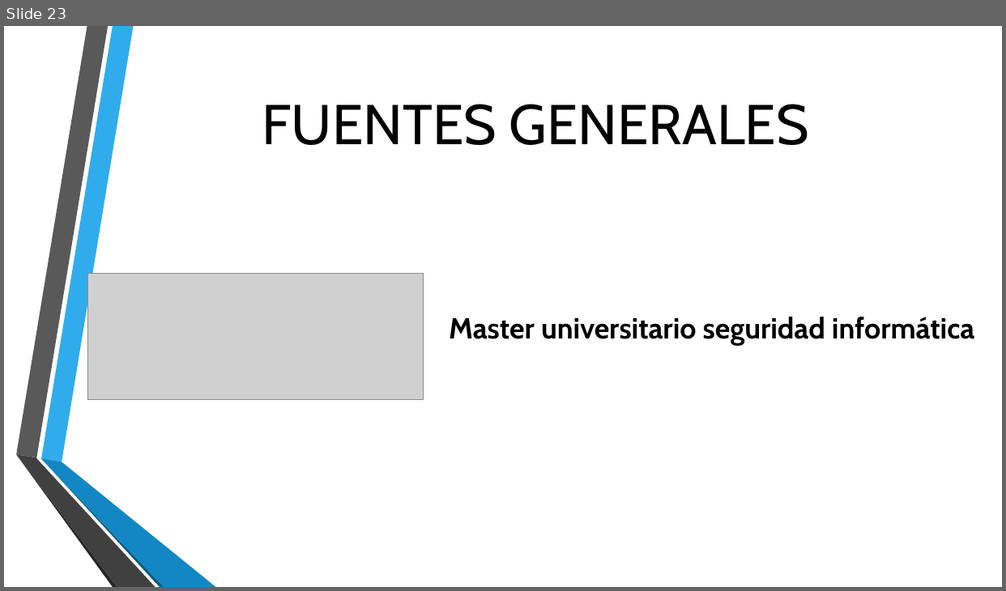
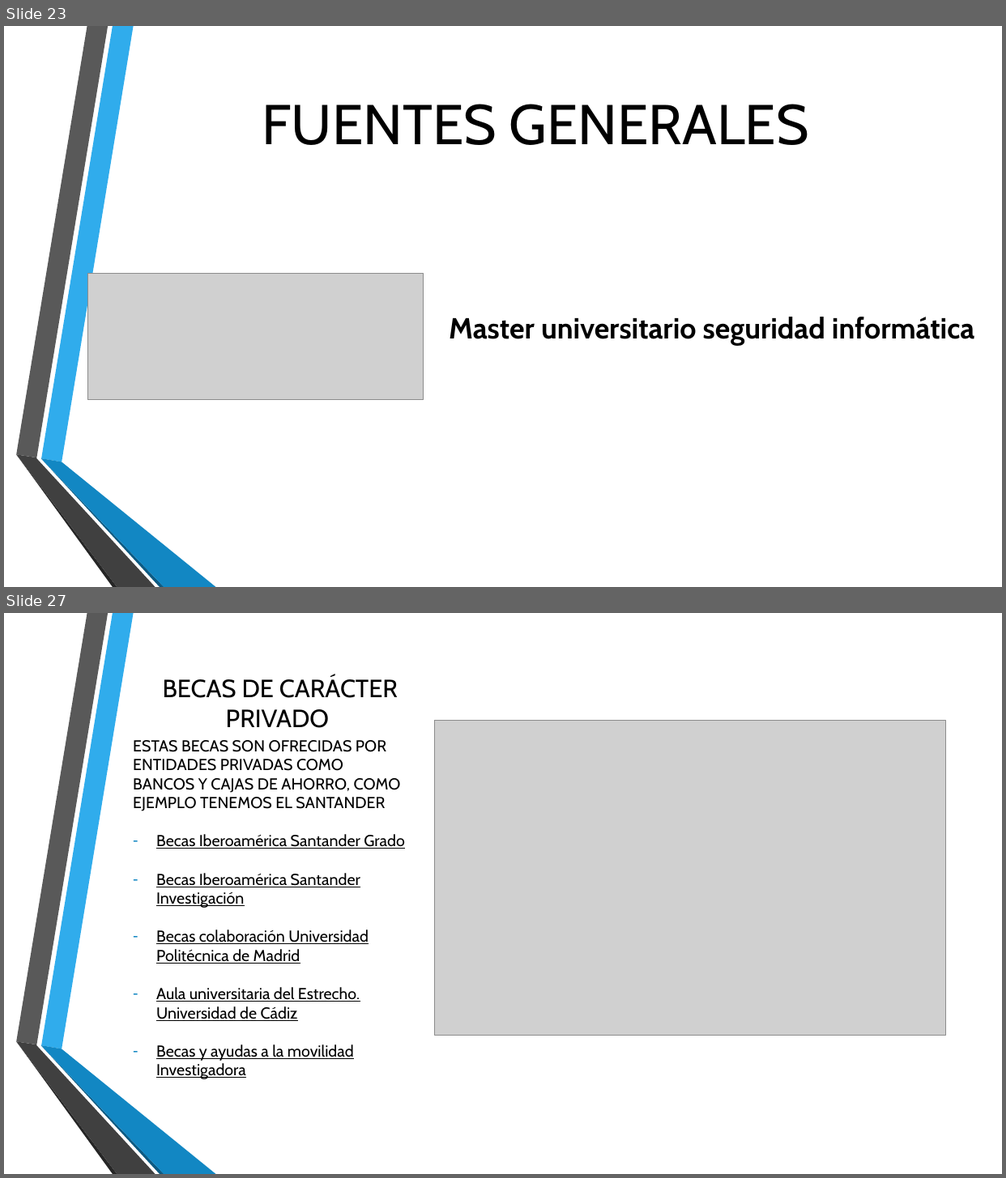
Before and after one commit to Rijaelto/TG1, a slide deck: TG1_final.pptx. Shown one above the other, each under a label of ours: slide 23 before the commit, slides 23 and 27 after it; the slides between them are not shown. The pictures are 1006x591 and 1006x1178 pixels, drawn with LibreOffice and Linux fonts; fonts in the diff are those of the drawing; grey boxes stand for pictures; background and template pictures are left out. Boxes give left, top, right and bottom in pixels: in the first picture for what was removed or moved away, otherwise in the second. Text is boxed around its words. In the diff, an @@ line names an element or a change of style, - is before the commit and + after.

```diff
--- a/TG1_final.pptx
+++ b/TG1_final.pptx
@@ slide 27 added at bbox=[4, 613, 1002, 1174], background picture (left out); not listed: 6 template elements that a slide beside it also shows @@
@@ title added at bbox=[163, 676, 398, 728], 24 pt, text #000000 @@
+BECAS DE CARÁCTER PRIVADO
@@ picture added at bbox=[435, 721, 946, 1036] @@
@@ text added at bbox=[133, 740, 404, 1080], 15.3 pt, text #000000, underline @@
+ESTAS BECAS SON OFRECIDAS POR ENTIDADES PRIVADAS COMO BANCOS Y CAJAS DE AHORRO, COMO EJEMPLO TENEMOS EL SANTANDER
+– Becas Iberoamérica Santander Grado
+– Becas Iberoamérica Santander Investigación
+– Becas colaboración Universidad Politécnica de Madrid
+– Aula universitaria del Estrecho. Universidad de Cádiz
+– Becas y ayudas a la movilidad Investigadora
```
Also in this commit, not shown: 3 other slides added.
